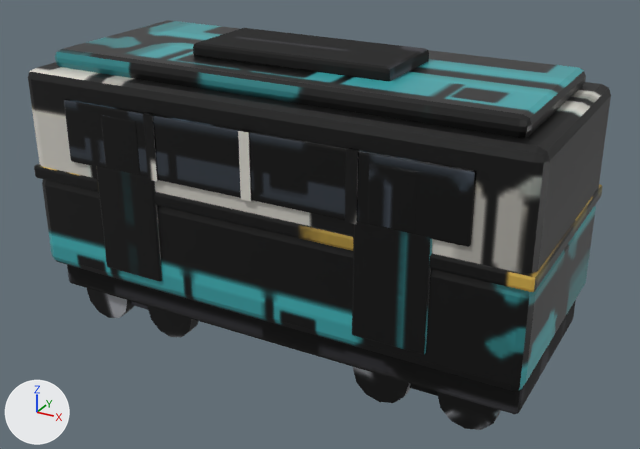
An edit to the glTF model src/brainrot/assets/data/train_car.glb, drawn before and after from the same camera.
The view is the same before and after, from a camera (50 mm lens) standing at (3.85, -6.82, 4.59) and looking at (0.13, -0.05, 1.21). The axes (+X, +Y, +Z) are drawn at lower left. The lights are the same throughout. The picture after the commit comes second. Vertices at exactly the same position are counted once.

Names of what the first picture shows: 'train_car'.
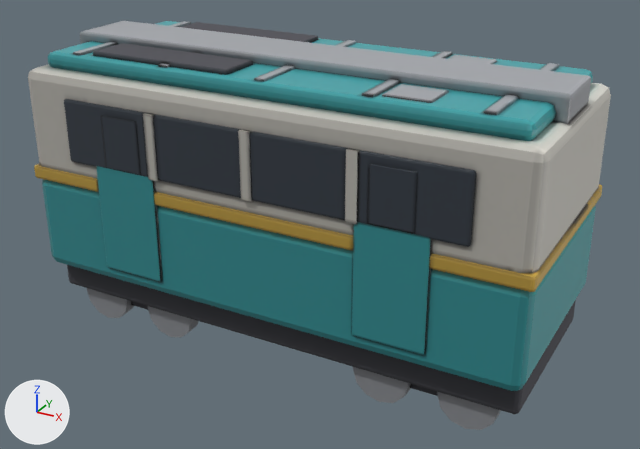
Diff of the bpy script that builds the scene:
```diff
--- a/src/brainrot/assets/data/train_car.glb.py
+++ b/src/brainrot/assets/data/train_car.glb.py
@@ me_cube @@
 # used by ob_train_car; location = (0.0, 0.0, 1.095)
-me_cube.from_pydata(...)  # 1248 vertices, 2368 faces; spans x -2.47..2.47, y -1.09..1.09, z -1.1..1.79
+me_cube.from_pydata(...)  # 1752 vertices, 3340 faces; spans x -2.47..2.47, y -1.09..1.09, z -1.1..1.75
+# me_cube part 1: the loose piece of 56 vertices spanning x -2.25..2.25, y -0.86..0.86, z 1.5..1.69 is multiplied about its middle by the matrix ((1.025, 0.0, 0.0), (0.0, 1.058, 0.0), (0.0, 0.0, 0.901)), then moved by (0.0, 0.0, -0.01)
+# me_cube part 2: the loose piece of 56 vertices spanning x -0.98..0.98, y -0.42..0.42, z 1.65..1.79 is scaled about its middle by (0.208, 0.447, 0.5), then moved by (1.27, -0.59, -0.08), in mat_steel
+# me_cube part 3: the loose piece of 56 vertices spanning x -2.25..2.25, y -0.86..0.86, z 1.5..1.69 is copied, and the copy is scaled about its middle by (0.0897, 0.216, 0.429), then moved by (1.27, 0.59, 0.05), in mat_steel; it spans x 1.06..1.48, y 0.4..0.78, z 1.61..1.68
+# me_cube part 4: the loose piece of 56 vertices spanning x -2.47..2.47, y -1.07..1.07, z 0.44..0.58 is copied, and the copy is scaled about its middle by (0.0181, 0.792, 0.454), then moved by (0.0, 0.0, 1.14), in mat_steel; it spans x -0.05..0.05, y -0.84..0.84, z 1.62..1.68
+# me_cube part 5: the loose piece of 56 vertices spanning x -2.47..2.47, y -1.07..1.07, z 0.44..0.58 is copied, and the copy is scaled about its middle by (0.0181, 0.792, 0.454), then moved by (0.98, 0.0, 1.14), in mat_steel; it spans x 0.93..1.03, y -0.84..0.84, z 1.62..1.68
+# me_cube part 6: the loose piece of 56 vertices spanning x -0.98..0.98, y -0.42..0.42, z 1.65..1.79 is copied, and the copy is scaled about its middle by (0.756, 0.5, 0.787), then moved by (-1.08, -0.59, -0.07); it spans x -1.81..-0.34, y -0.8..-0.38, z 1.61..1.7
+# me_cube part 7: the loose piece of 56 vertices spanning x -0.98..0.98, y -0.42..0.42, z 1.65..1.79 is copied, and the copy is scaled about its middle by (0.756, 0.5, 0.787), then moved by (-1.08, 0.59, -0.07); it spans x -1.81..-0.34, y 0.38..0.8, z 1.61..1.7
+# me_cube part 8: a new loose piece of 56 vertices spanning x -2.4..2.4, y -0.34..0.34, z 1.5..1.75, in mat_steel
+# me_cube part 9: a new loose piece of 56 vertices spanning x -2.01..-1.91, y -0.84..0.84, z 1.62..1.68, in mat_steel
+# me_cube part 10: a new loose piece of 56 vertices spanning x 1.91..2.01, y -0.84..0.84, z 1.62..1.68, in mat_steel
+# me_cube part 11: 2146 kept faces spanning x -2.47..2.47, y -1.09..1.09, z -1.1..1.52 get new texture (UV) coordinates
+# other edits to the shape of me_cube do not show in these pictures
 me_cube.materials.append(mat_body)
```

Where the change shows, as pixel boxes [x1, y1, x2, y2] in the pictures (640 x 449 px; the box of a moved part takes in the faces that stretch with it):
'train_car', reshaped: before [28, 20, 611, 430]; after [28, 21, 611, 430]
part 1 of me_cube, moved or reshaped: before [55, 20, 586, 138]; after [48, 21, 593, 141]
part 2 of me_cube, moved or reshaped: before [193, 28, 429, 81]; after [382, 84, 449, 103]
part 3 of me_cube, added: after [448, 55, 497, 64]
part 4 of me_cube, added: after [254, 40, 357, 82]
part 5 of me_cube, added: after [362, 51, 452, 97]
part 6 of me_cube, added: after [93, 43, 253, 75]
part 7 of me_cube, added: after [181, 22, 318, 43]
part 8 of me_cube, added: after [80, 21, 591, 124]
part 9 of me_cube, added: after [73, 21, 191, 55]
part 10 of me_cube, added: after [484, 63, 559, 115]
part 11 of me_cube, surface changed (lighter): [28, 64, 611, 430] in both
